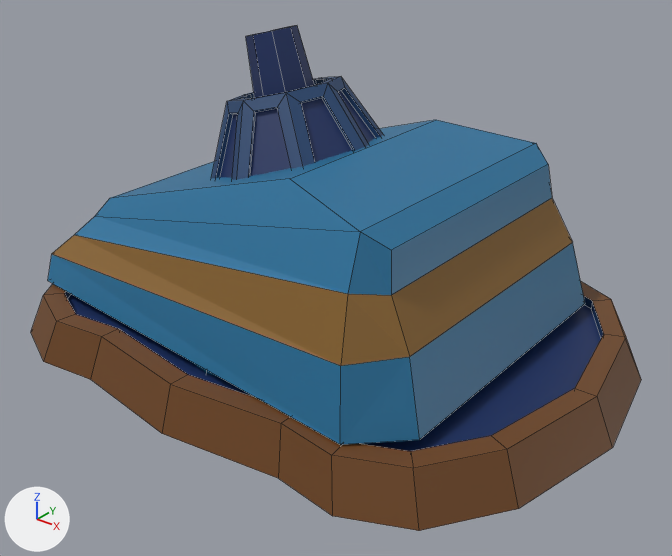
Before and after pictures for a commit that changed the Blender file Assets/Models/AlienDisruptorDrive.blend.
Rendered twice from a camera (50 mm lens) standing at (3.56, -4.34, 3.12) and looking at (0.2, -0.14, 0.51). Lighting does not change. The marker at lower left points along +X, +Y and +Z. Mesh edges are drawn as thin lines.
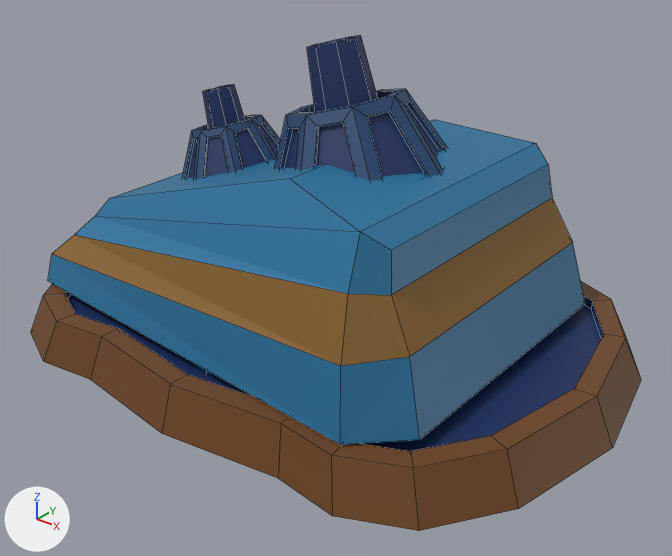
Boxes (x1, y1, x2, y2) around the edits, measured in the pictures (672 x 556 px; the box of a moved part takes in the faces that stretch with it):
```json
{"object": "Cube.001", "change": "reshaped", "before": [48, 25, 585, 445], "after": [48, 35, 585, 445]}
{"part": 1, "of": "me_cube_001", "change": "added", "after": [182, 84, 280, 179], "on screen": "blue"}
{"part": 2, "of": "me_cube_001", "change": "moved or reshaped", "before": [211, 25, 383, 180], "after": [274, 35, 447, 181]}
```

The change, as JSON lines over the scene's bpy script:
```json
{"block": "me_cube_001", "where": "# used by ob_cube_001; location = (0.0, 0.0, 0.0)"}
{"op": "remove", "block": "me_cube_001", "code": "me_cube_001.from_pydata(...)  # 188 vertices, 166 faces; spans x -1.66..1.42, y -1.26..1.26, z 0.03..2.02"}
{"op": "add", "block": "me_cube_001", "code": "me_cube_001.from_pydata(...)  # 316 vertices, 288 faces; spans x -1.66..1.42, y -1.26..1.26, z 0.03..2.02"}
{"block": "me_cube_001", "change": "me_cube_001 part 1: the loose piece of 128 vertices spanning x -0.8..0.4, y -0.62..0.62, z 0.95..2.02 is copied, and the copy is scaled about its middle by 0.658, then moved by (-0.58, 0.0, -0.27); it spans x -1.17..-0.38, y -0.41..0.41, z 0.86..1.56"}
{"block": "me_cube_001", "change": "me_cube_001 part 2"}
{"block": "me_cube_001", "change": "92 vertices in x -0.8..0.4, y -0.62..0.62, z 0.95..2.02 move by (0.5, 0.0, 0.0)"}
{"block": "me_cube_001", "change": "36 vertices in x -0.75..0.23, y -0.56..0.56, z 1.03..1.95 move by (0.49, 0.0, 0.0)"}
```
